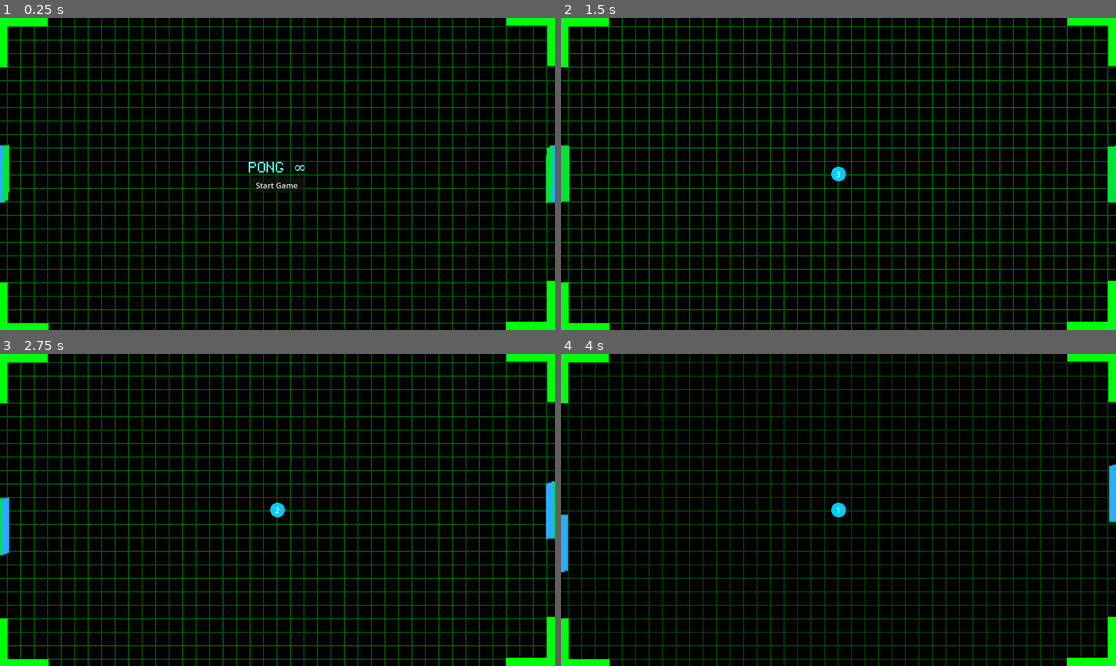
Above: before the commit, frames 1-4 (two rows, left to right).
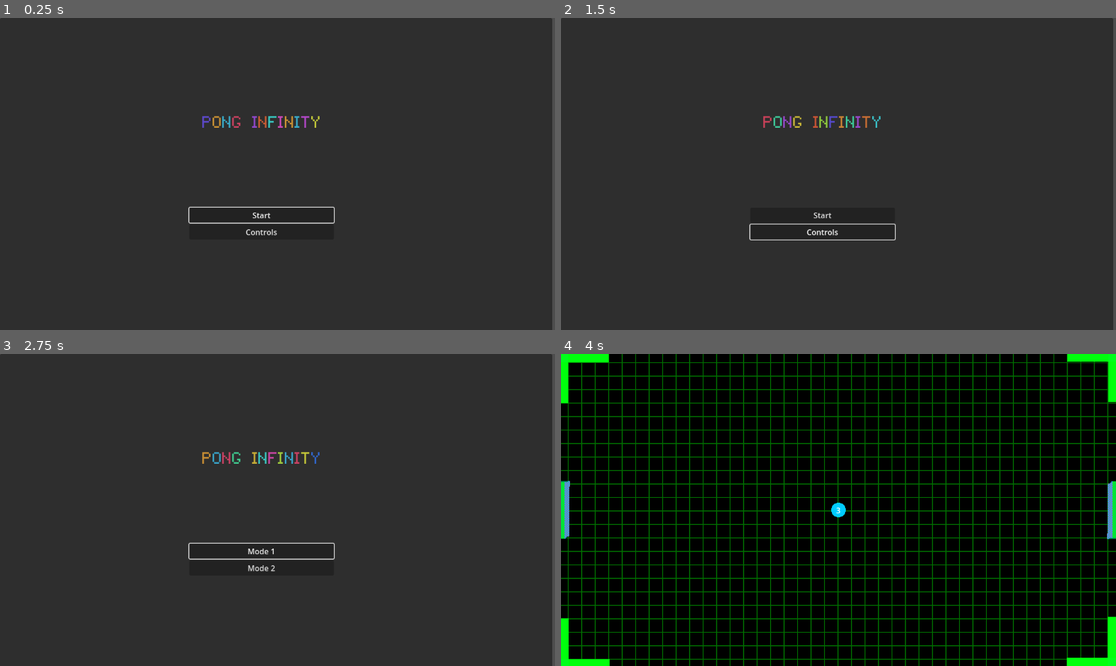
Above: after the commit, the same moments.

Repository: JTheoMitr/pong-infinity
Game: Godot game, scene res://main_menu.tscn
The game is run twice, just before and just after one commit, with the same random seed, the same clock (stepped at 60 frames per second) and the same inputs. Before the commit the project starts from res://main.tscn.
Inputs (mouse positions are in pixels of both pictures, inside the frame that each line leads up to):
- Up to frame 1 (0.25 s): no input
- Up to frame 2 (1.5 s): click (821, 233) at 0.5 s, where only the run after the commit has a clickable "Controls"; click (838, 186) at 1.25 s, where only the run before the commit has a clickable "Start Game"
- Up to frame 3 (2.75 s): click (260, 550) at 2 s, where only the run after the commit has a clickable "Start"
- Up to frame 4 (4 s): click (821, 550) at 2.75 s, where only the run after the commit has a clickable "Mode 1"; click (838, 522) at 3.5 s, where only the run after the commit has a clickable "Start Game"

The runs differ from the first frame. In frame 1, 100% of the frame differs, in the area x 0-100%, y 0-100%; in frame 2, 100%; in frame 3, 100%; in frame 4, 11%.

Commit message:
menu screens added
next phase is 4 paddle mode

Diff:
--- /dev/null
+++ b/game_mode_menu.gd
@@ -0,0 +1,12 @@
+extends Node2D
+
+
+@onready var mode_1_button = $CenterContainer/VBoxContainer/Button
+@onready var mode_2_button = $CenterContainer/VBoxContainer/Button2
+
+func _ready() -> void:
+	mode_1_button.grab_focus()
+
+
+func _on_button_pressed() -> void:
+	get_tree().change_scene_to_file("res://main.tscn")
--- /dev/null
+++ b/game_mode_menu.tscn
@@ -0,0 +1,50 @@
+[gd_scene load_steps=3 format=3 uid="uid://b13h03mmmxsjm"]
+
+[ext_resource type="Script" uid="uid://ch8kovea75ois" path="res://game_mode_menu.gd" id="1_go7ia"]
+[ext_resource type="FontFile" uid="uid://cg1m57s02fmql" path="res://Assets/Fonts/PixelTandysoft-0rJG.ttf" id="2_rougk"]
+
+[node name="GameModeMenu" type="Node2D"]
+script = ExtResource("1_go7ia")
+
+[node name="Panel" type="Panel" parent="."]
+offset_right = 1146.0
+offset_bottom = 668.0
+
+[node name="CenterContainer" type="CenterContainer" parent="."]
+custom_minimum_size = Vector2(35, 35)
+anchors_preset = 8
+anchor_left = 0.5
+anchor_top = 0.5
+anchor_right = 0.5
+anchor_bottom = 0.5
+offset_left = -20.0
+offset_top = -20.0
+offset_right = 1106.0
+offset_bottom = 670.0
+grow_horizontal = 2
+grow_vertical = 2
+
+[node name="VBoxContainer" type="VBoxContainer" parent="CenterContainer"]
+custom_minimum_size = Vector2(35, 35)
+layout_mode = 2
+
+[node name="RichTextLabel" type="RichTextLabel" parent="CenterContainer/VBoxContainer"]
+custom_minimum_size = Vector2(300, 200)
+layout_mode = 2
+theme_override_fonts/normal_font = ExtResource("2_rougk")
+theme_override_font_sizes/normal_font_size = 35
+bbcode_enabled = true
+text = "[center][rainbow]PONG INFINITY"
+
+[node name="Button" type="Button" parent="CenterContainer/VBoxContainer"]
+custom_minimum_size = Vector2(20, 25)
+layout_mode = 2
+text = "Mode 1"
+
+[node name="Button2" type="Button" parent="CenterContainer/VBoxContainer"]
+custom_minimum_size = Vector2(20, 25)
+layout_mode = 2
+text = "Mode 2
+"
+
+[connection signal="pressed" from="CenterContainer/VBoxContainer/Button" to="." method="_on_button_pressed"]
--- /dev/null
+++ b/main_menu.gd
@@ -0,0 +1,9 @@
+extends Node2D
+
+@onready var start_button = $CenterContainer/VBoxContainer/Button
+
+func _ready() -> void:
+	start_button.grab_focus()
+
+func _on_button_pressed() -> void:
+	get_tree().change_scene_to_file("res://game_mode_menu.tscn")
--- /dev/null
+++ b/main_menu.tscn
@@ -0,0 +1,49 @@
+[gd_scene load_steps=3 format=3 uid="uid://bvsrkd2lk0v1l"]
+
+[ext_resource type="FontFile" uid="uid://cg1m57s02fmql" path="res://Assets/Fonts/PixelTandysoft-0rJG.ttf" id="1_06t4h"]
+[ext_resource type="Script" uid="uid://bc0crjq6g4vpm" path="res://main_menu.gd" id="1_7vrkn"]
+
+[node name="MainMenu" type="Node2D"]
+script = ExtResource("1_7vrkn")
+
+[node name="Panel" type="Panel" parent="."]
+offset_right = 1146.0
+offset_bottom = 668.0
+
+[node name="CenterContainer" type="CenterContainer" parent="."]
+custom_minimum_size = Vector2(35, 35)
+anchors_preset = 8
+anchor_left = 0.5
+anchor_top = 0.5
+anchor_right = 0.5
+anchor_bottom = 0.5
+offset_left = -20.0
+offset_top = -20.0
+offset_right = 1106.0
+offset_bottom = 670.0
+grow_horizontal = 2
+grow_vertical = 2
+
+[node name="VBoxContainer" type="VBoxContainer" parent="CenterContainer"]
+custom_minimum_size = Vector2(35, 35)
+layout_mode = 2
+
+[node name="RichTextLabel" type="RichTextLabel" parent="CenterContainer/VBoxContainer"]
+custom_minimum_size = Vector2(300, 200)
+layout_mode = 2
+theme_override_fonts/normal_font = ExtResource("1_06t4h")
+theme_override_font_sizes/normal_font_size = 35
+bbcode_enabled = true
+text = "[center][rainbow]PONG INFINITY"
+
+[node name="Button" type="Button" parent="CenterContainer/VBoxContainer"]
+custom_minimum_size = Vector2(20, 25)
+layout_mode = 2
+text = "Start"
+
+[node name="Button2" type="Button" parent="CenterContainer/VBoxContainer"]
+custom_minimum_size = Vector2(20, 25)
+layout_mode = 2
+text = "Controls"
+
+[connection signal="pressed" from="CenterContainer/VBoxContainer/Button" to="." method="_on_button_pressed"]
--- /dev/null
+++ b/main_two.gd
@@ -0,0 +1,137 @@
+# res://Scripts/main.gd
+extends Node2D
+
+@onready var ball: RigidBody2D = $Ball
+@onready var paddle_left: StaticBody2D = $PaddleLeft
+@onready var paddle_right: StaticBody2D = $PaddleRight
+@onready var hud: CanvasLayer = $HUD
+@onready var cam: Camera2D = $Camera2D
+@onready var bgnd_layer_2: Sprite2D = $Sprite2D2
+
+var game_started: bool = false
+var game_over_state: bool = false
+var fade_up: bool = false
+var fade_down: bool = true
+var score := 0
+var glow_time := 0.0
+
+
+
+func _ready() -> void:
+	Input.mouse_mode = Input.MOUSE_MODE_VISIBLE
+	process_mode = Node.PROCESS_MODE_ALWAYS  # Allow input when paused
+	hud.show_start_message("PONG ∞")
+	hud.start_button_pressed.connect(_on_start_button_pressed)
+	start_background_glow()
+	var screen_size := get_viewport_rect().size
+	var screen_center := screen_size * 0.5
+	cam.enabled = true
+	cam.position = screen_center
+	reset_positions(screen_center)
+	ball.visible = false
+	paddle_left.ball_hit_paddle.connect(_on_paddle_hit)
+	paddle_right.ball_hit_paddle.connect(_on_paddle_hit)
+
+
+func reset_positions(screen_center: Vector2) -> void:
+	# Fully reset ball motion
+	ball.sleeping = true
+	ball.linear_velocity = Vector2.ZERO
+	ball.angular_velocity = 0.0
+	ball.direction = Vector2.ZERO
+
+	# Force physics engine to accept new transform
+	var new_transform := ball.transform
+	new_transform.origin = screen_center
+	PhysicsServer2D.body_set_state(ball.get_rid(), PhysicsServer2D.BODY_STATE_TRANSFORM, new_transform)
+
+	# Reset paddles
+	paddle_left.reset_paddle()
+	paddle_right.reset_paddle()
+
+
+func _unhandled_input(event: InputEvent) -> void:
+	# --- Start game with Space / Start button ---
+	if not game_started and event.is_action_pressed("ui_accept"):
+		_on_start_button_pressed()
+
+	# --- Pause / Unpause ---
+	elif game_started and event.is_action_pressed("ui_pause"):
+		toggle_pause()
+
+	# --- Mobile tap pause: tap center third of screen ---
+	elif game_started and event is InputEventScreenTouch and event.pressed:
+		var screen_size := get_viewport_rect().size
+		var third_x := screen_size.x / 3.0
+		if event.position.x > third_x and event.position.x < third_x * 2:
+			toggle_pause()
+			print("pause by touch")
+
+	elif event.is_action_pressed("ui_reset_paddles"):
+		# Reset paddles
+		paddle_left.reset_paddle()
+		paddle_right.reset_paddle()
+
+
+func toggle_pause() -> void:
+	get_tree().paused = !get_tree().paused
+	hud.show_pause_overlay(get_tree().paused)
+	print(ball.base_speed)
+
+
+func _on_start_button_pressed() -> void:
+	if game_over_state:
+		print("game over")
+		game_over_state = false
+	hud.hide_start_message()
+	hud.hide_score()
+	ball.visible = true
+	reset_score()
+	var screen_size := get_viewport_rect().size
+	var screen_center := screen_size * 0.5
+	reset_positions(screen_center)
+	await countdown_and_start()
+
+
+func countdown_and_start() -> void:
+	for i in range(3, 0, -1):
+		hud.show_countdown(i)
+		await get_tree().create_timer(1.0).timeout
+	hud.hide_countdown()
+
+	# Wake the ball back up
+	ball.sleeping = false
+	start_game()
+
+func start_game() -> void:
+	ball.base_speed = 400.0
+	game_started = true
+	ball.launch()
+
+
+func game_over() -> void:
+	game_started = false
+	game_over_state = true
+	ball.linear_velocity = Vector2.ZERO
+	hud.show_score()
+	hud.show_start_message("Game Over - Click to Restart")
+
+func _on_paddle_hit(paddle: Node) -> void:
+	score += 1
+	hud.update_score(score)
+	ball.base_speed *= 1.03
+
+func reset_score() -> void:
+	score = 0
+	hud.update_score(score)
+
+func is_game_active() -> bool:
+	return game_started
+
+
+
+func start_background_glow() -> void:
+	var tween := create_tween()
+	tween.set_loops()
+	tween.tween_property(bgnd_layer_2, "self_modulate:a", 0.95, 2.0)
+	tween.tween_property(bgnd_layer_2, "self_modulate:a", 0.10, 2.0)
--- /dev/null
+++ b/main_two.tscn
@@ -0,0 +1,63 @@
+[gd_scene load_steps=9 format=3 uid="uid://dxvl21qqp0idg"]
+
+[ext_resource type="Script" uid="uid://cnhc8tncw0go8" path="res://main_two.gd" id="1_cg087"]
+[ext_resource type="Texture2D" uid="uid://c3en4el6vagxt" path="res://Assets/Bgnd/green_grid_background.png" id="2_xauyo"]
+[ext_resource type="Texture2D" uid="uid://sf6jsjfxjd1k" path="res://Assets/Bgnd/green_grid_background_glow.png" id="3_pclk0"]
+[ext_resource type="PackedScene" uid="uid://q0kry56wwfql" path="res://walls.tscn" id="4_wuyf0"]
+[ext_resource type="PackedScene" uid="uid://bc6k7vt46fl5l" path="res://paddle.tscn" id="5_q6xn0"]
+[ext_resource type="PackedScene" uid="uid://bgwonp5ln5nay" path="res://ball.tscn" id="6_0wljb"]
+[ext_resource type="PackedScene" uid="uid://bcfu1lpreepam" path="res://UI/hud.tscn" id="7_m0f0d"]
+[ext_resource type="PackedScene" uid="uid://beheaght5w878" path="res://corner_paddle.tscn" id="8_fokku"]
+
+[node name="MainTwo" type="Node2D"]
+script = ExtResource("1_cg087")
+
+[node name="Sprite2D" type="Sprite2D" parent="."]
+position = Vector2(576, 325.00003)
+rotation = 1.5707964
+scale = Vector2(0.2, 0.2)
+texture = ExtResource("2_xauyo")
+
+[node name="Sprite2D2" type="Sprite2D" parent="."]
+self_modulate = Color(1, 1, 1, 0.59607846)
+position = Vector2(576, 325.00003)
+rotation = 1.5707964
+scale = Vector2(0.2, 0.2)
+texture = ExtResource("3_pclk0")
+
+[node name="Camera2D" type="Camera2D" parent="."]
+position = Vector2(576, 324)
+
+[node name="Walls" parent="." instance=ExtResource("4_wuyf0")]
+
+[node name="PaddleLeft" parent="." instance=ExtResource("5_q6xn0")]
+
+[node name="PaddleRight" parent="." instance=ExtResource("5_q6xn0")]
+is_left = false
+
+[node name="Ball" parent="." instance=ExtResource("6_0wljb")]
+
+[node name="HUD" parent="." instance=ExtResource("7_m0f0d")]
+
+[node name="Timer" type="Timer" parent="."]
+wait_time = 2.0
+autostart = true
+
+[node name="Corners" type="Node2D" parent="."]
+
+[node name="CornerTL" parent="Corners" instance=ExtResource("8_fokku")]
+position = Vector2(-2, 43)
+
+[node name="CornerTR" parent="Corners" instance=ExtResource("8_fokku")]
+position = Vector2(1110, -1)
+rotation = 1.5707964
+
+[node name="CornerBR" parent="Corners" instance=ExtResource("8_fokku")]
+position = Vector2(1152, 605)
+rotation = 3.1415927
+
+[node name="CornerBL" parent="Corners" instance=ExtResource("8_fokku")]
+position = Vector2(42, 651)
+rotation = -1.5707964
+
+[connection signal="timeout" from="Timer" to="." method="_on_timer_timeout"]
--- a/project.godot
+++ b/project.godot
@@ -11,7 +11,7 @@
 [application]
 
 config/name="pong_infinity"
-run/main_scene="uid://bhonme2b72bsb"
+run/main_scene="uid://bvsrkd2lk0v1l"
 config/features=PackedStringArray("4.5", "Forward Plus")
 config/icon="res://icon.svg"
 
@@ -26,13 +26,13 @@
 }
 ui_up={
 "deadzone": 0.5,
-"events": [Object(InputEventKey,"resource_local_to_scene":fa …(124 unchanged characters)… ":false,"pressed":false,"keycode":4194320,"physical_keycode":0,"key_label":0,"unicode":0,"location":0,"echo":false,"script":null)
+"events": [Object(InputEventKey,"resource_local_to_scene":fa …(124 unchanged characters)… ":false,"pressed":false,"keycode":4194322,"physical_keycode":0,"key_label":0,"unicode":0,"location":0,"echo":false,"script":null)
 , Object(InputEventJoypadButton,"resource_local_to_scene":false,"resource_name":"","device":0,"button_index":12,"pressure":0.0,"pressed":false,"script":null)
 ]
 }
 ui_down={
 "deadzone": 0.5,
-"events": [Object(InputEventKey,"resource_local_to_scene":fa …(124 unchanged characters)… ":false,"pressed":false,"keycode":4194322,"physical_keycode":0,"key_label":0,"unicode":0,"location":0,"echo":false,"script":null)
+"events": [Object(InputEventKey,"resource_local_to_scene":fa …(124 unchanged characters)… ":false,"pressed":false,"keycode":4194320,"physical_keycode":0,"key_label":0,"unicode":0,"location":0,"echo":false,"script":null)
 , Object(InputEventJoypadButton,"resource_local_to_scene":false,"resource_name":"","device":0,"button_index":11,"pressure":0.0,"pressed":false,"script":null)
 ]
 }
@@ -40,12 +40,14 @@
 "deadzone": 0.2,
 "events": [Object(InputEventKey,"resource_local_to_scene":false,"resource_name":"","device":0,"window_id":0,"alt_presse …(189 unchanged characters)…
 , Object(InputEventJoypadButton,"resource_local_to_scene":false,"resource_name":"","device":-1,"button_index":11,"pressure":0.0,"pressed":false,"script":null)
+, Object(InputEventKey,"resource_local_to_scene":false,"resource_name":"","device":0,"window_id":0,"alt_pressed":false,"shift_pressed":false,"ctrl_pressed":false,"meta_pressed":false,"pressed":false,"keycode":0,"physical_keycode":4194320,"key_label":0,"unicode":0,"location":0,"echo":false,"script":null)
 ]
 }
 s={
 "deadzone": 0.2,
 "events": [Object(InputEventKey,"resource_local_to_scene":false,"resource_name":"","device":0,"window_id":0,"alt_presse …(189 unchanged characters)…
 , Object(InputEventJoypadButton,"resource_local_to_scene":false,"resource_name":"","device":-1,"button_index":12,"pressure":0.0,"pressed":false,"script":null)
+, Object(InputEventKey,"resource_local_to_scene":false,"resource_name":"","device":0,"window_id":0,"alt_pressed":false,"shift_pressed":false,"ctrl_pressed":false,"meta_pressed":false,"pressed":false,"keycode":0,"physical_keycode":4194322,"key_label":0,"unicode":0,"location":0,"echo":false,"script":null)
 ]
 }
 ui_pause={
Not shown, added: game_mode_menu.gd.uid
Not shown, added: main_menu.gd.uid
Not shown, added: main_two.gd.uid
